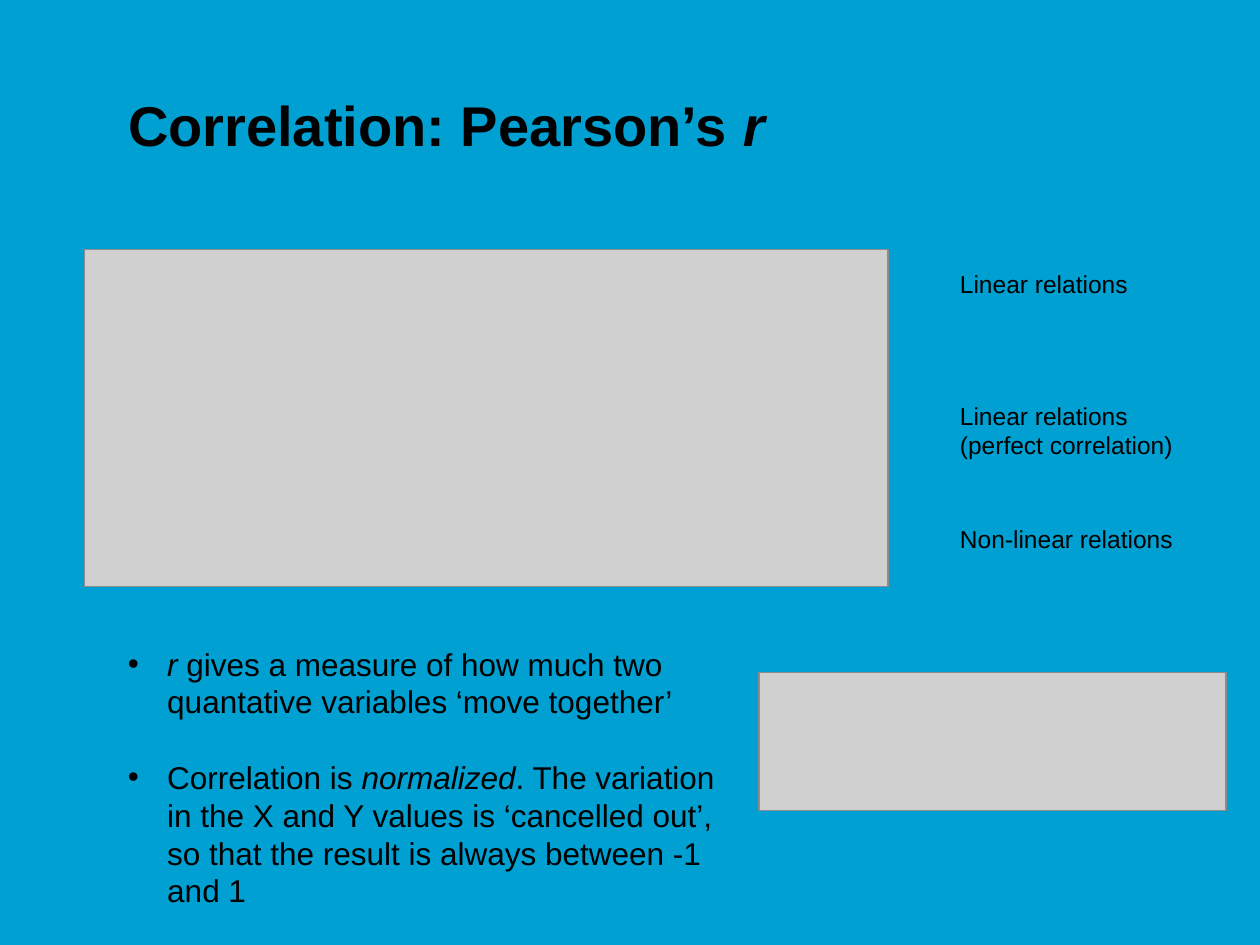
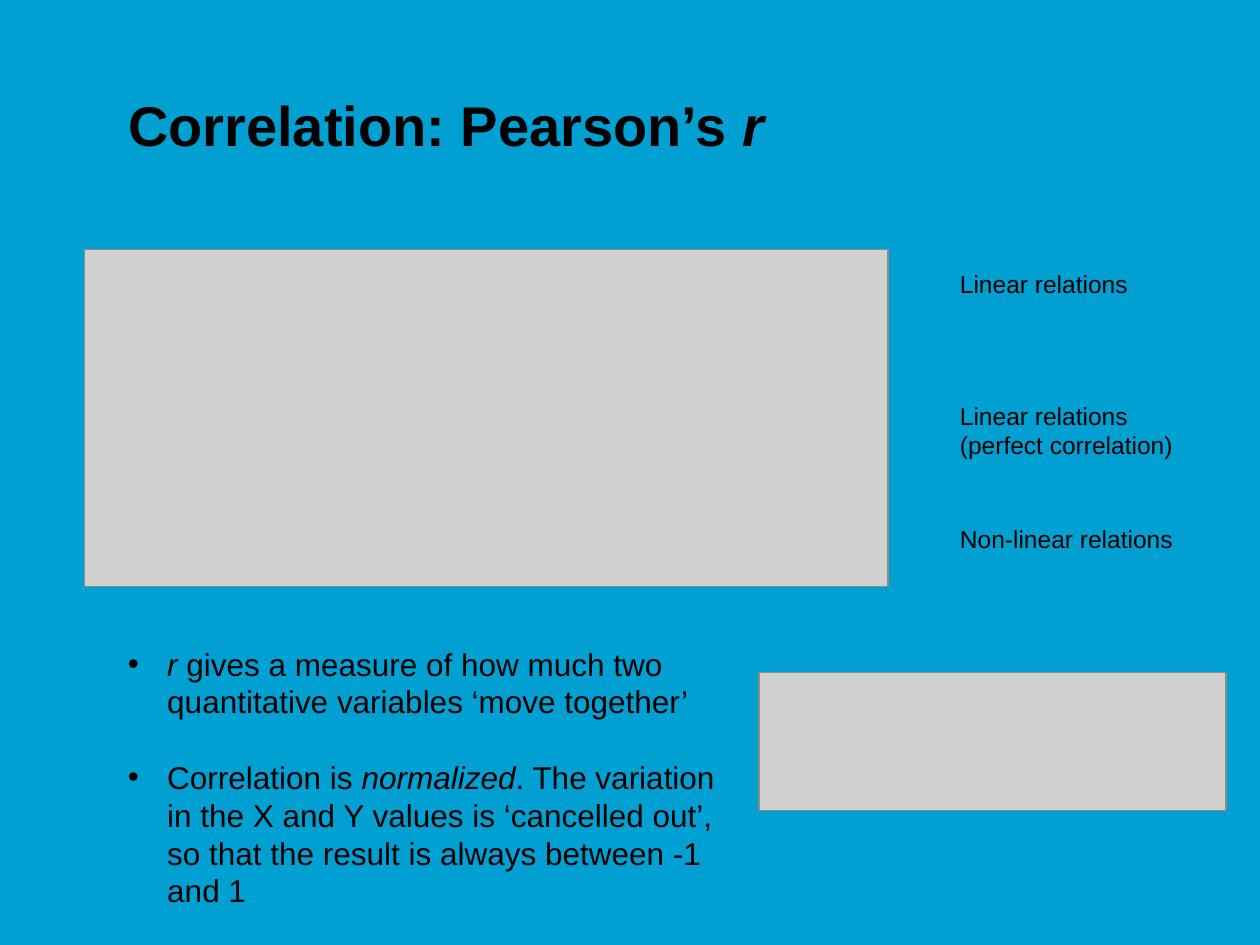
Before and after one commit to jonasmoons/data-driven-learning, a slide deck: slide 12 of slides/ddl-w5l1.pptx (slide 11 before the commit). Drawn at 1260x945 pixels with LibreOffice and Linux fonts; fonts in the diff are those of the drawing; grey boxes stand for pictures; background and template pictures are left out. Boxes give left, top, right and bottom in pixels: in the first picture for what was removed or moved away, otherwise in the second. Text is boxed around its words. In the diff, an @@ line names an element or a change of style, - is before the commit and + after.

```diff
--- a/slides/ddl-w5l1.pptx
+++ b/slides/ddl-w5l1.pptx
@@ text at bbox=[167, 653, 688, 719]: text changed @@
-• r gives a measure of how much two quantative variables ‘move together’
+• r gives a measure of how much two quantitative variables ‘move together’
```
Also in this commit, not shown: 6 other slides changed, 7 slides added, 2 slides removed.
